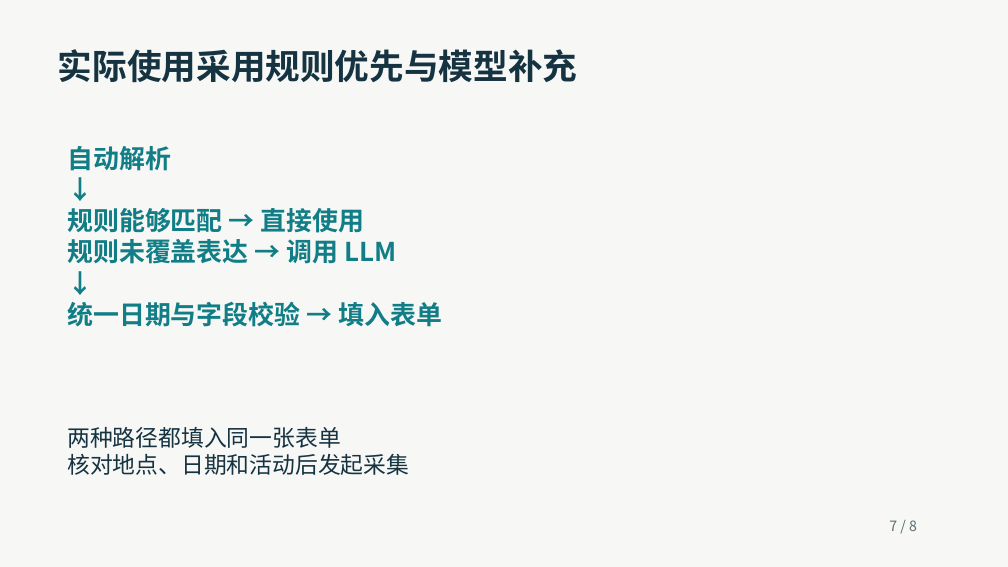
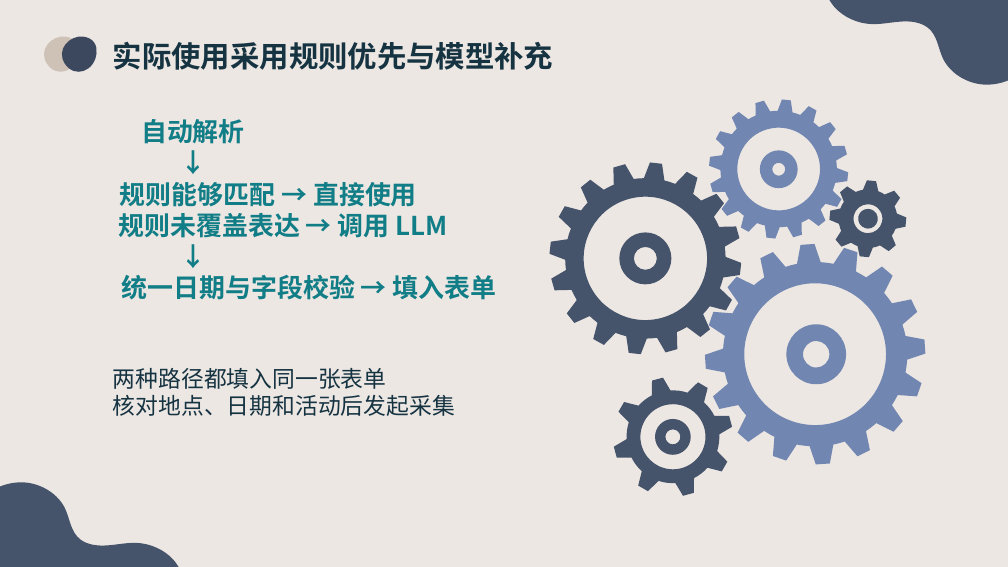
Before and after one commit to tyx-nikki/weather-aqi-assistant, a slide deck: slide 7 of docs/stage-one/stage-one-presentation.pptx. Drawn at 1008x567 pixels with LibreOffice and Linux fonts; fonts in the diff are those of the drawing. Boxes give left, top, right and bottom in pixels: in the first picture for what was removed or moved away, otherwise in the second. Text is boxed around its words. In the diff, an @@ line names an element or a change of style, - is before the commit and + after.

```diff
--- a/docs/stage-one/stage-one-presentation.pptx
+++ b/docs/stage-one/stage-one-presentation.pptx
@@ background #F7F8F5 to #FFFFFF @@
@@ rectangle added at <box>0,0,1008,567</box>, fill #ECE7E3 @@
@@ freeform shape added at <box>830,0,1008,85</box>, fill #45536B @@
@@ freeform shape added at <box>37,35,79,79</box>, fill #CEC1B6 @@
@@ freeform shape added at <box>56,35,97,79</box>, fill #3C485E @@
@@ text "实际使用采用规则优先与模型补充": place and size @@
-text "实际使用采用规则优先与模型补充" at <box>58,49,578,83</box>
+text "实际使用采用规则优先与模型补充" at <box>113,42,553,70</box>
@@ text "实际使用采用规则优先与模型补充" at <box>113,42,553,70</box>: size 33 to 28 pt @@
@@ text "自动解析": place and size @@
-text "自动解析" at <box>67,146,442,327</box>
+text "自动解析" at <box>119,119,497,300</box>
@@ text "自动解析" at <box>119,119,497,300</box>: alignment left to centre @@
@@ freeform shape added at <box>709,100,848,239</box>, fill #7186B1 @@
@@ freeform shape added at <box>550,163,742,355</box>, fill #45536B @@
@@ freeform shape added at <box>760,150,798,188</box>, fill #7186B1 @@
@@ freeform shape added at <box>830,181,907,258</box>, fill #45536B @@
@@ freeform shape added at <box>858,209,879,228</box>, fill #45536B @@
@@ freeform shape added at <box>619,232,671,284</box>, fill #45536B @@
@@ freeform shape added at <box>705,244,926,465</box>, fill #7186B1 @@
@@ freeform shape added at <box>786,324,846,384</box>, fill #7186B1 @@
@@ text "两种路径都填入同一张表单": place and size @@
-text "两种路径都填入同一张表单" at <box>67,427,409,475</box>
+text "两种路径都填入同一张表单" at <box>113,368,455,416</box>
@@ freeform shape added at <box>614,378,732,496</box>, fill #45536B @@
@@ freeform shape added at <box>655,419,690,454</box>, fill #45536B @@
@@ freeform shape added at <box>0,482,179,567</box>, fill #45536B @@
@@ text removed at <box>889,520,917,531</box> @@
-7 / 8
```
Also in this commit, not shown: 7 other slides changed, 1 other file.
